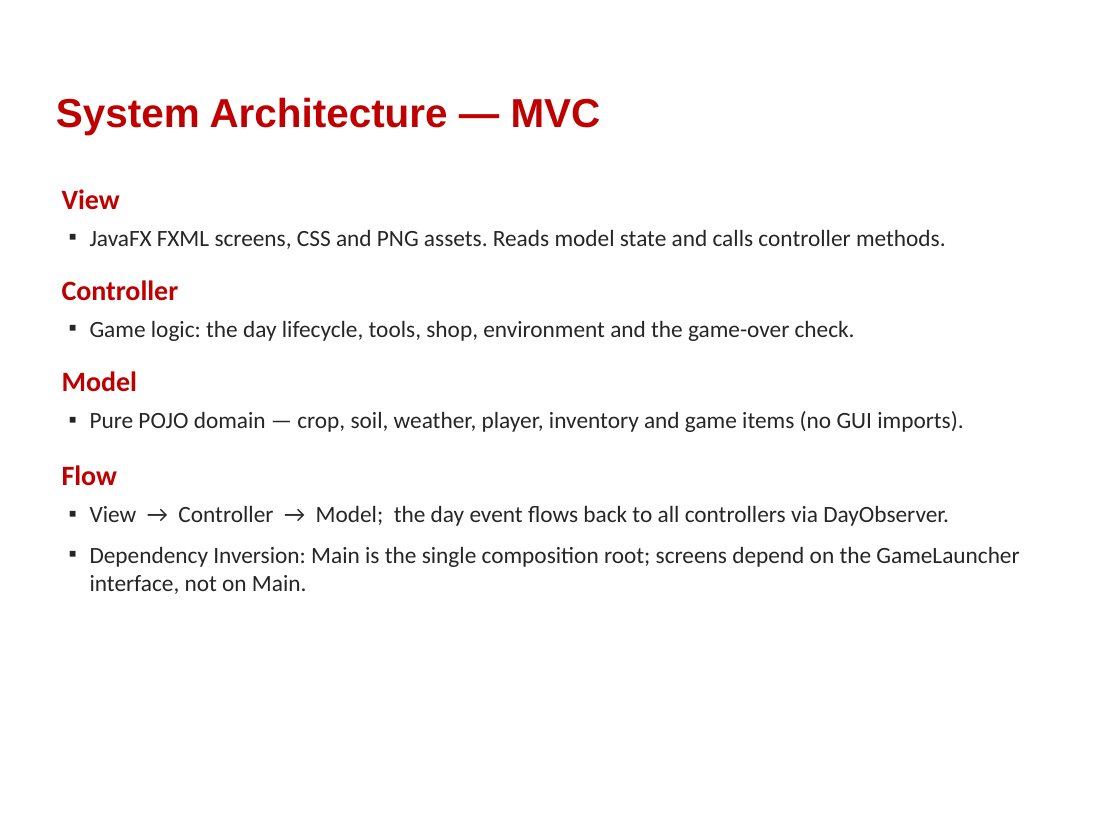
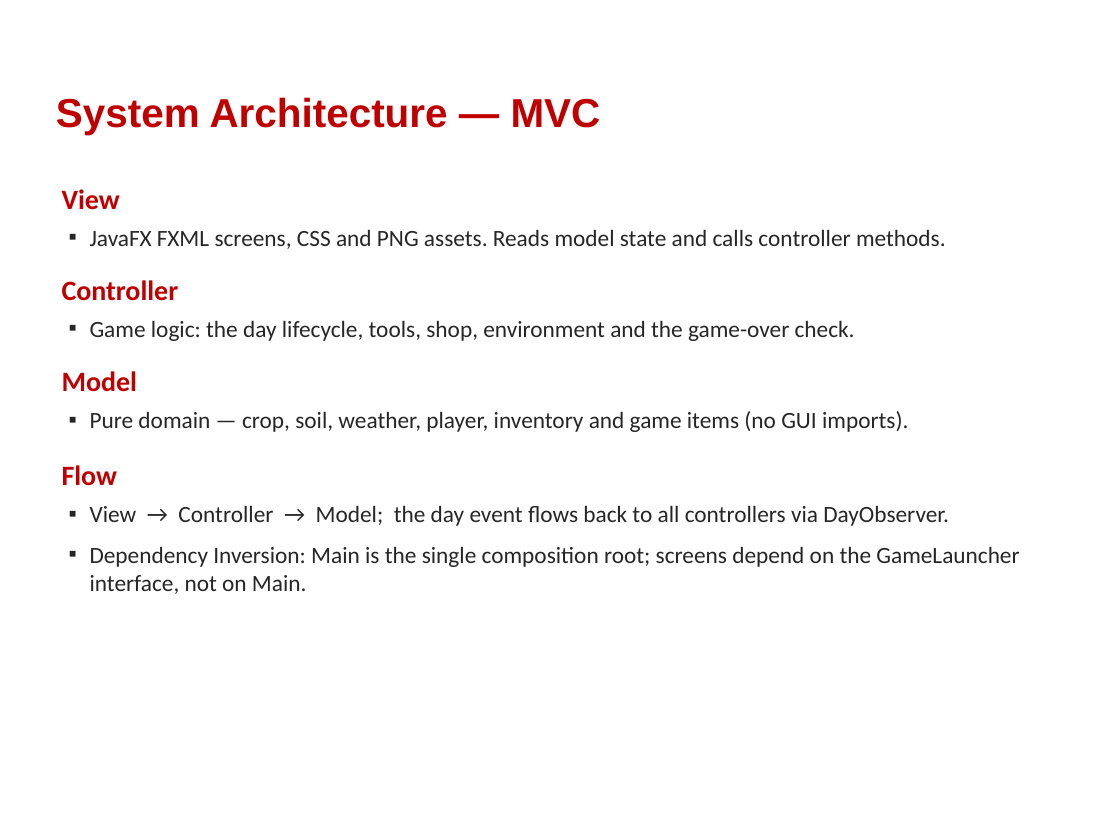
Before and after one commit to hieuvan153/OOP20252-20, a slide deck: slide 28 of Presentation/SmartFarm_Presentation.pptx. Drawn at 1120x840 pixels with LibreOffice and Linux fonts; fonts in the diff are those of the drawing; background and template pictures are left out. Boxes give left, top, right and bottom in pixels: in the first picture for what was removed or moved away, otherwise in the second. Text is boxed around its words. In the diff, an @@ line names an element or a change of style, - is before the commit and + after.

```diff
--- a/Presentation/SmartFarm_Presentation.pptx
+++ b/Presentation/SmartFarm_Presentation.pptx
@@ text at (90, 411, 908, 432): text changed @@
-▪ Pure POJO domain — crop, soil, weather, player, inventory and game items (no GUI imports).
+▪ Pure domain — crop, soil, weather, player, inventory and game items (no GUI imports).
```
Also in this commit, not shown: 2 other files.
